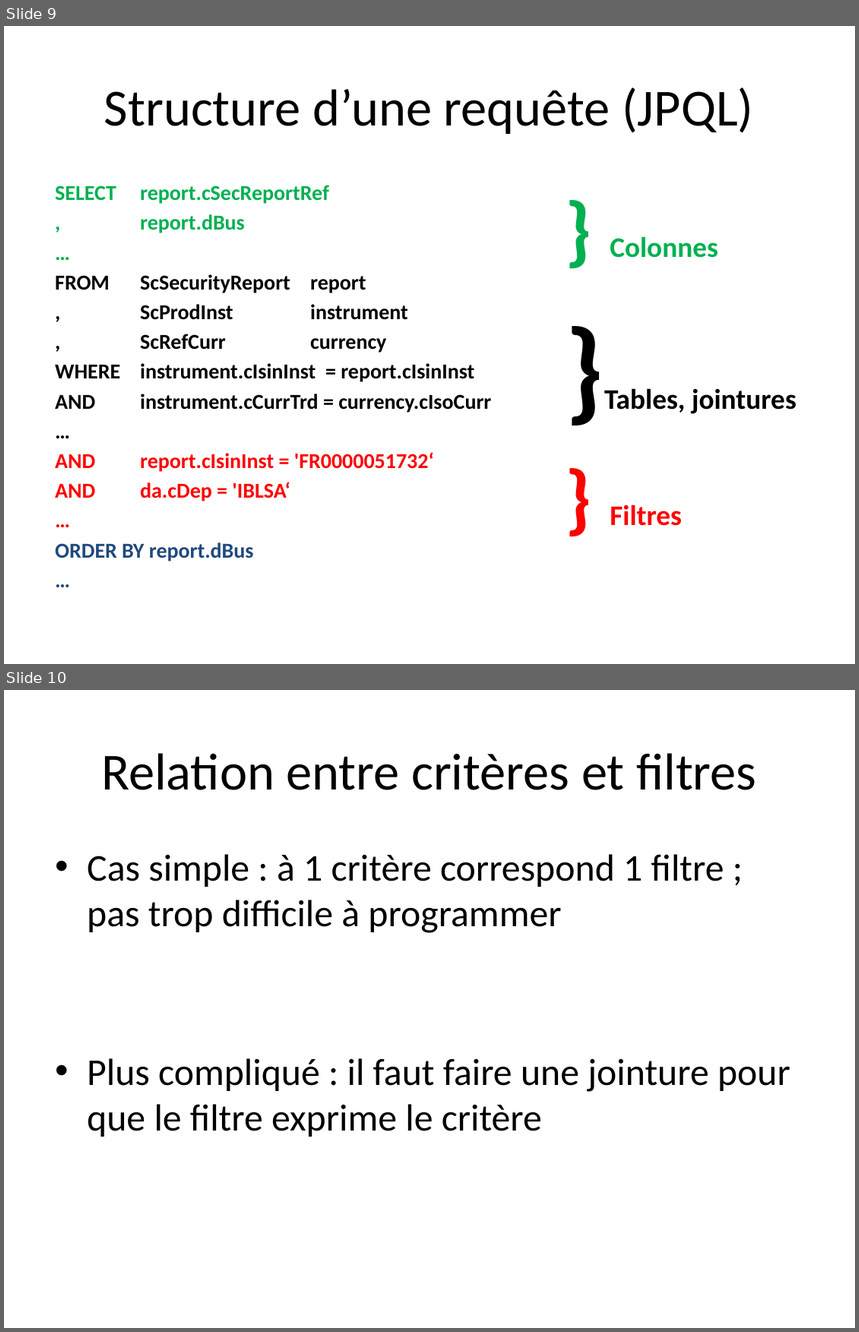
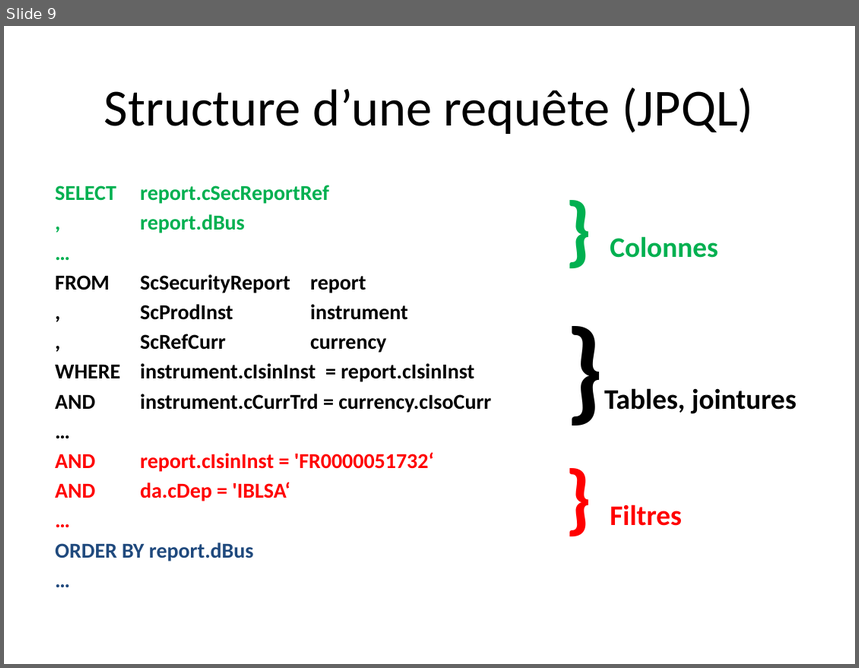
Before and after one commit to aqueryom/aqueryom, a slide deck: Criteria Mix.pptx. Shown one above the other, each under a label of ours: slides 9 and 10 before the commit, slide 9 after it. The pictures are 859x1332 and 859x668 pixels, drawn with LibreOffice and Linux fonts; fonts in the diff are those of the drawing. Boxes give left, top, right and bottom in pixels: in the first picture for what was removed or moved away, otherwise in the second. Text is boxed around its words. In the diff, an @@ line names an element or a change of style, - is before the commit and + after.

```diff
--- a/Criteria Mix.pptx
+++ b/Criteria Mix.pptx
@@ slide 10 removed at (4,690,855,1328), background #FFFFFF @@
@@ title removed at (101,753,757,790) @@
-Relation entre critères et filtres
@@ text removed at (87,854,791,1137) @@
-• Cas simple : à 1 critère correspond 1 filtre ; pas trop difficile à programmer
-• Plus compliqué : il faut faire une jointure pour que le filtre exprime le critère
```
Also in this commit, not shown: 3 slides added, 1 other slide removed.
